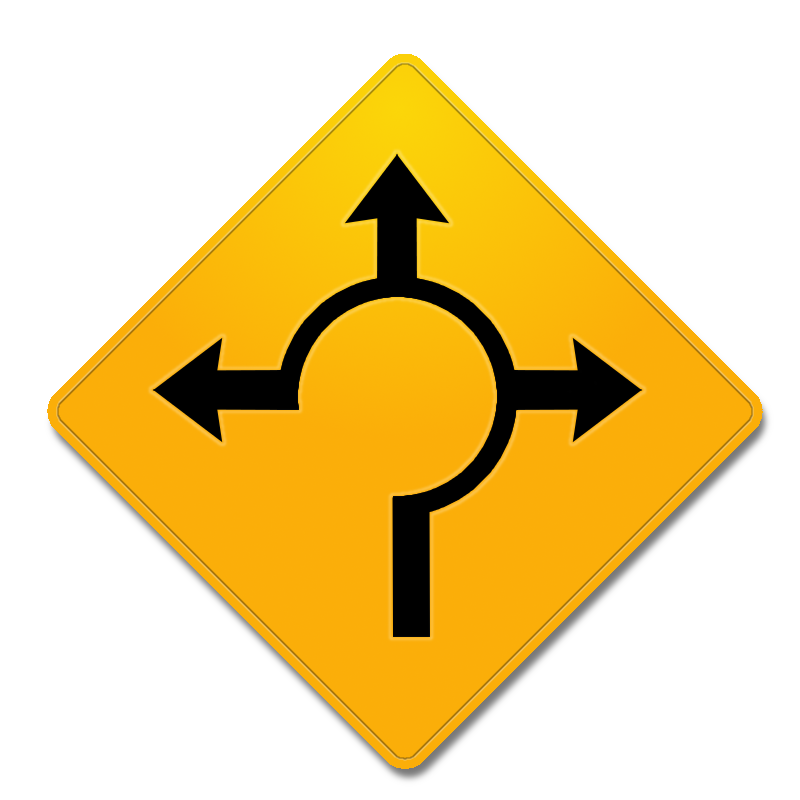
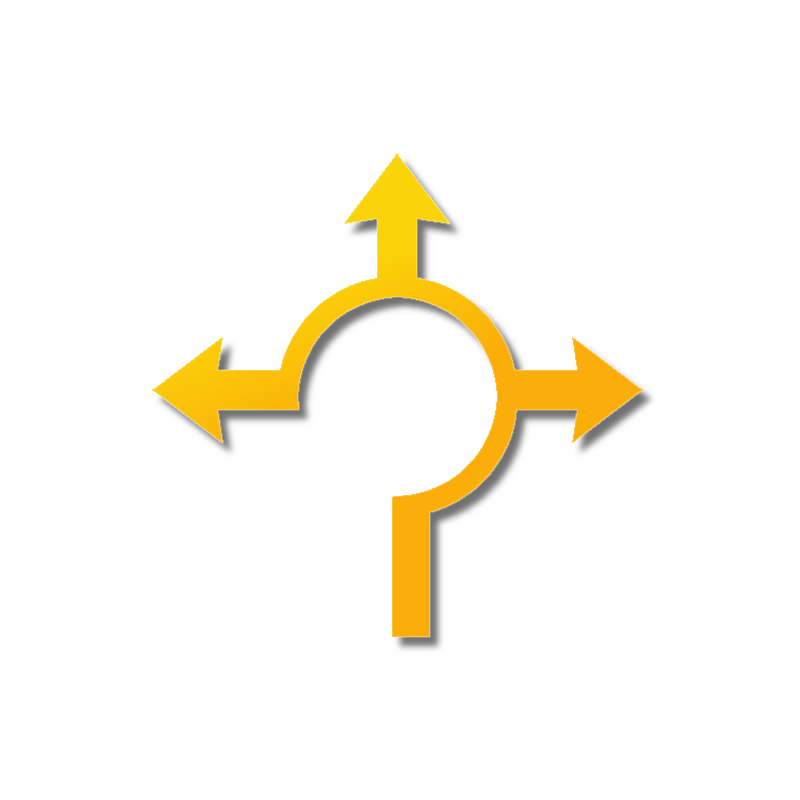
Layered file, before and after one edit (800x800). Changes by layer:
added layer "Layer #6" (48%) above "Layer #7" over [151, 152, 644, 638]
added layer "Layer #7" above "Layer #9" over [152, 153, 643, 637]
added layer "Layer #9" (56%) above "Monitor Icon" over [152, 154, 659, 655]
moved "Layer #5" into group "Monitor Icon" over [146, 147, 649, 643]
moved "Layer #4" into group "Monitor Icon" over [152, 153, 643, 637]
moved "Background #1" into group "Monitor Icon" over [46, 54, 772, 784]
